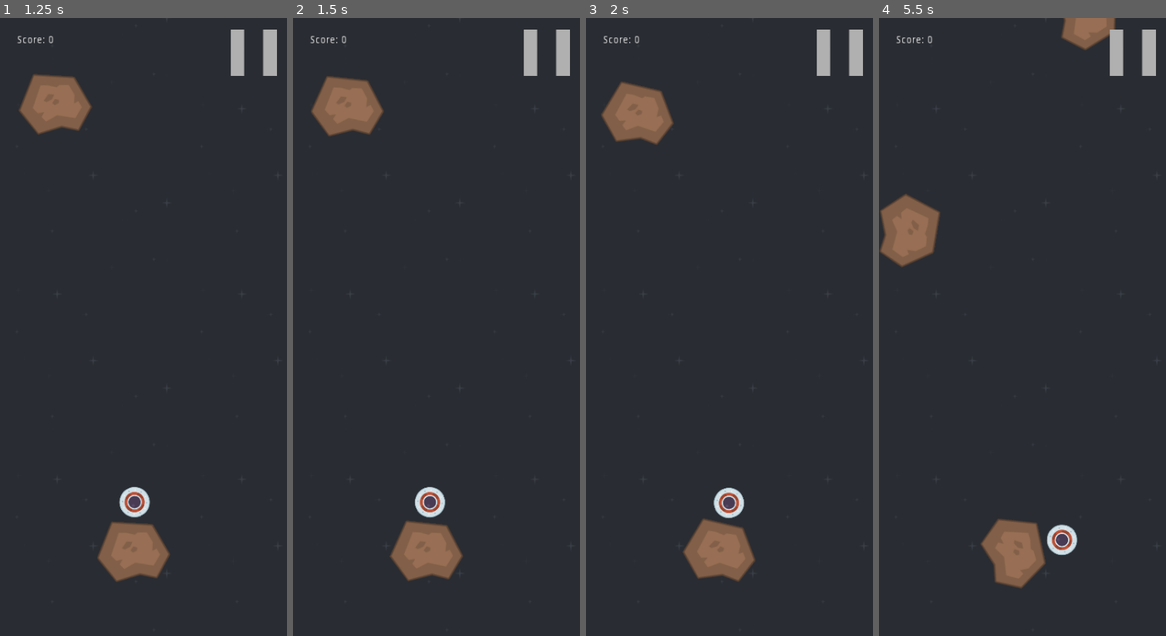
Above: before the commit, frames 1-4 (left to right).
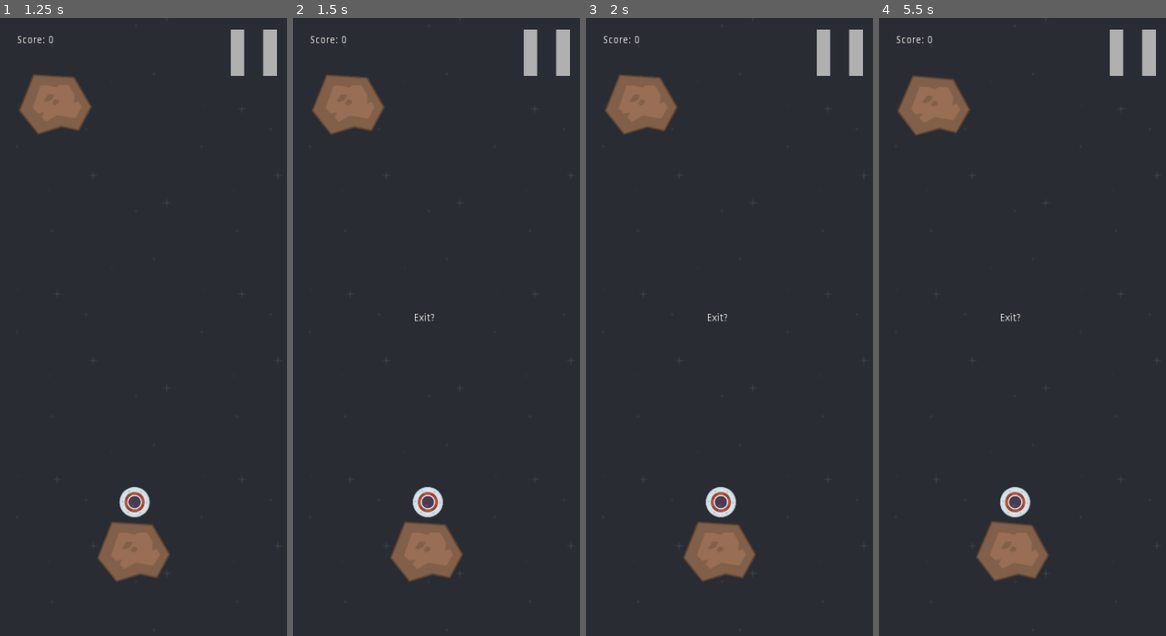
Above: after the commit, the same moments.

Repository: brendankhoury/To-the-moon-and-hack
Game: Godot game, scene res://Src/Main.tscn
The game is run twice, just before and just after one commit, with the same random seed, the same clock (stepped at 60 frames per second) and the same inputs.
Inputs (mouse positions are in pixels of both pictures, inside the frame that each line leads up to):
- Up to frame 1 (1.25 s): click "Press to Start" at 0.5 s
- Up to frame 2 (1.5 s): click (545, 55) at 1.25 s
- Up to frame 3 (2 s): no input
- Up to frame 4 (5.5 s): move the mouse to (1085, 296) at 2.02 s; hold Space (tap) 2.03-2.78 s; move the mouse to (965, 357) at 2.77 s; tap Space (tap) at 2.85, 4.35 s; move the mouse to (1051, 191) at 3.52 s; hold Space (tap) 3.53-4.28 s; move the mouse to (1008, 450) at 4.27 s; move the mouse to (1108, 419) at 5.02 s; hold Space (tap) from 5.03 s (still down)

Frame 1 is identical in both runs. In frame 2, 0.7% of the frame differs, in the area x 6-60%, y 9-92%; in frame 3, 1.8%; in frame 4, 5.8%, in the area x 0-83%, y 0-93%.
Error before the commit: Invalid get index 'started' (on base: 'null instance'). (res://Src/Actors/Player.gd:66)

Commit message:
Stopped timer on player death

Diff:
--- a/Src/Actors/Asteroid.gd
+++ b/Src/Actors/Asteroid.gd
@@ -21,14 +21,10 @@
 		apply_central_impulse(Vector2(0,0))
 		apply_torque_impulse(0)
 
-func _on_VisibilityNotifier2D_screen_exited():
-	queue_free()
-
-func i_do_nothing():
-	pass
-
 
 func _on_Death_Box_area_entered(area: Area2D) -> void:
+	if get_node("Player"):
+		get_parent().get_node("Timer").stop()
+		# game over
 	queue_free()
-	print("Asteroid died")
 	pass # Replace with function body.
--- a/Src/Actors/Player.gd
+++ b/Src/Actors/Player.gd
@@ -63,11 +63,11 @@
 func _ready() -> void:
 	PLAYER_WIDTH = get_node("player").texture.get_size().x/4.0
 func _physics_process(delta: float) -> void:
-	if !get_parent().get_parent().get_node("Node2D/StartButton").started:
-		get_parent().get_parent().get_node("Node2D/StartButton").started = true
+	if !get_parent().get_parent().get_node("UI/StartButton").started:
+		get_parent().get_parent().get_node("UI/StartButton").started = true
 		return
-	if get_parent().get_parent().get_node("Node2D/PauseButton").paused:
-		get_parent().get_parent().get_node("Node2D/PauseButton").paused = false
+	if get_parent().get_parent().get_node("UI/PauseButton").paused:
+		get_parent().get_parent().get_node("UI/PauseButton").paused = false
 		return
 	var raycast = get_node("GrappleDetection")
 
@@ -130,11 +130,3 @@
 	node.get_parent().remove_child(node) # error here
 	asteroid.add_child(node)
 	set_global_position(previous_global_position)
-
-var score : int = 0
-func _on_Timer_timeout():
-	score = score + 1
-	get_parent().get_parent().get_node("Node2D").get_node("Label").text = "Score: " + str(score)
-
-func _on_VisibilityNotifier2D_screen_exited():
-	queue_free()
--- a/Src/Main.gd
+++ b/Src/Main.gd
@@ -1,7 +1,7 @@
 extends Node
 
 export (PackedScene) var Asteroid
-var score
+var score : int = 0
 
 func _ready():
 	randomize()
@@ -24,3 +24,7 @@
 	# Add some randomness to the direction.
 	direction += rand_range(-PI / 4, PI / 4)
 	asteroid.rotation = direction
+
+func _on_Timer_timeout():
+	score = score + 1
+	get_node("UI").get_node("Label").text = "Score: " + str(score)
--- a/Src/Main.tscn
+++ b/Src/Main.tscn
@@ -175,4 +175,4 @@
 [connection signal="button_up" from="UI/PauseButton" to="UI/PauseButton" method="_on_TextureButton_button_up"]
 [connection signal="button_up" from="UI/StartButton" to="UI/StartButton" method="_on_StartButton_button_up"]
 [connection signal="timeout" from="AsteroidSpawnTimer" to="." method="_on_AsteroidSpawnTimer_timeout"]
-[connection signal="timeout" from="Timer" to="StartAstroid/Player" method="_on_Timer_timeout"]
+[connection signal="timeout" from="Timer" to="." method="_on_Timer_timeout"]
